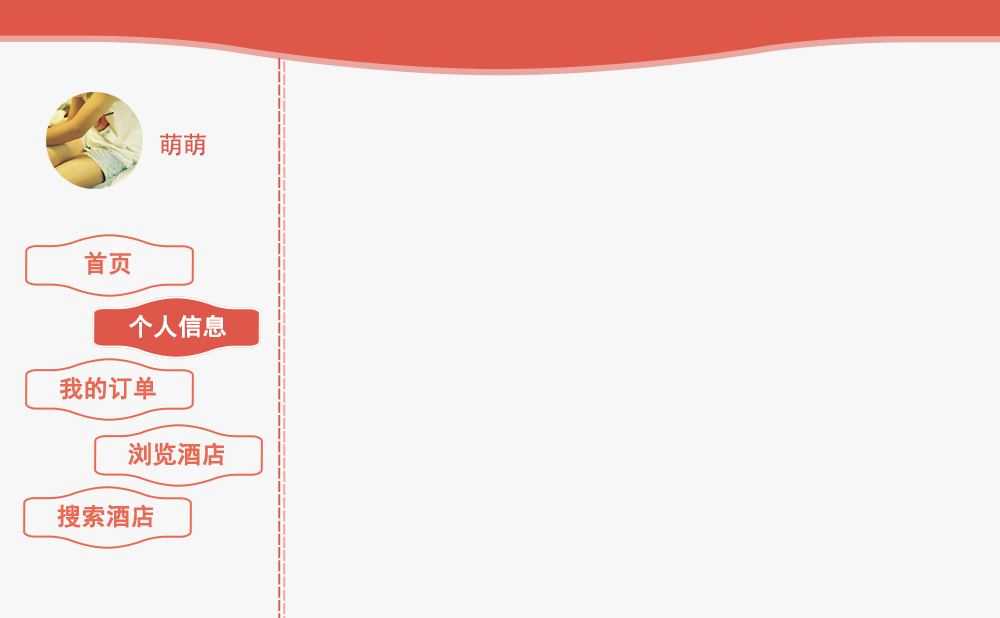
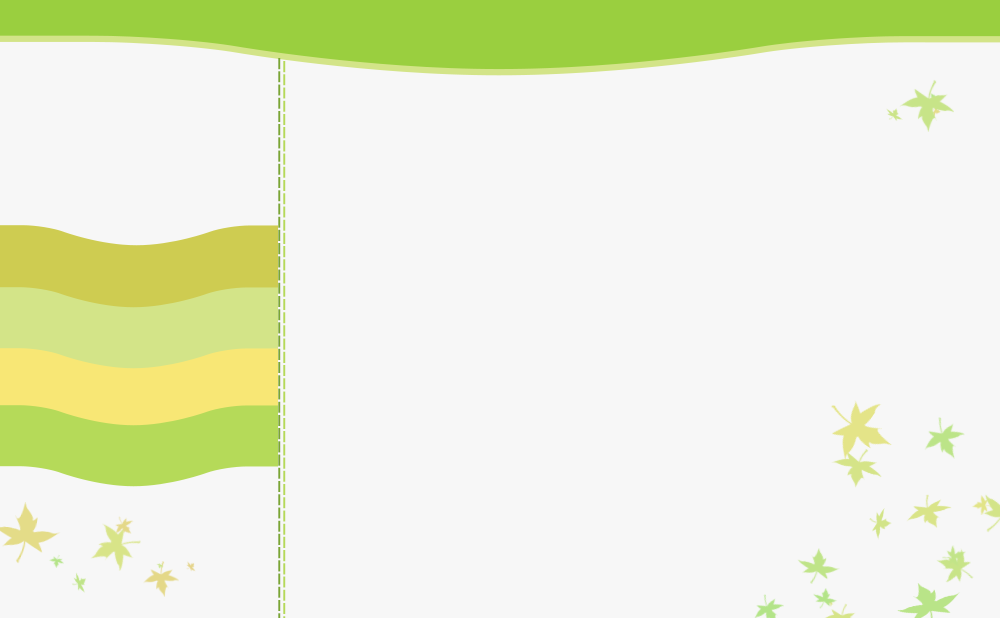
Layers edited between the first and the second 1000x618 image:
added layer "图层 14" above "-------------------------------------------" over [0, 79, 1000, 618]
painted on "-------------------------------------------" (1st of 2) over [283, 61, 286, 618]
painted on "-------------------------------------------" (2nd of 2) over [278, 58, 281, 618]
hid "萌萌", painted on it over [160, 133, 206, 156]
hid "图层 2" over [46, 92, 143, 189]
hid group "个人信息" (1st of 4) (2 layers) over [92, 296, 261, 359]
hid group "搜索" (2 layers) over [23, 486, 192, 549]
hid group "浏览 副本" (2 layers) over [92, 296, 261, 359]
hid group "浏览" (2 layers) over [94, 424, 263, 487]
hid group "订单" (2 layers) over [25, 358, 194, 421]
hid group "首页" (1st of 3) (2 layers) over [25, 234, 194, 297]
"bc" (3rd of 10, in "Member Packed" › "bc"): opacity 50% → 100% over [0, 0, 1000, 76]
added group "Member Packed 副本" with 23 layers above "APPMO TEAM" over [0, 0, 1000, 618]
added group "bc" (4th of 10, in "Member Packed 副本") (dissolve) with 22 layers in group "Member Packed 副本" over [0, 0, 1000, 618]
added layer "bc 副本 5" in group "bc" over [0, 0, 281, 246]
added layer "bc" (5th of 10, in "Member Packed 副本" › "bc") in group "bc" over [0, 0, 278, 308]
added layer "bc 副本 2" in group "bc" over [0, 0, 278, 369]
added layer "bc 副本 4" in group "bc" over [0, 165, 278, 426]
added layer "bc 副本 3" in group "bc" over [0, 245, 278, 487]
